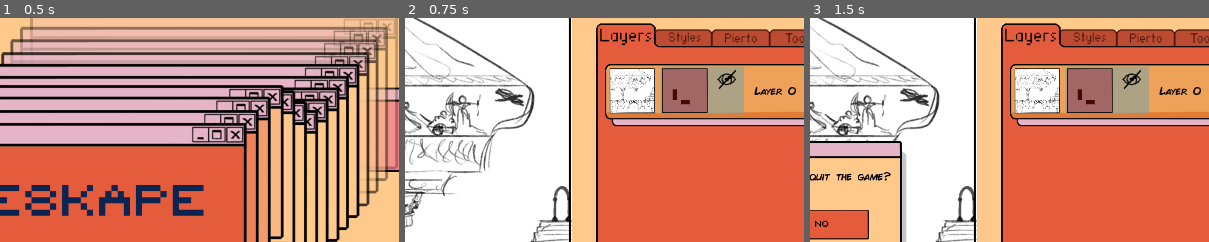
Above: before the commit, frames 1-3 (left to right).
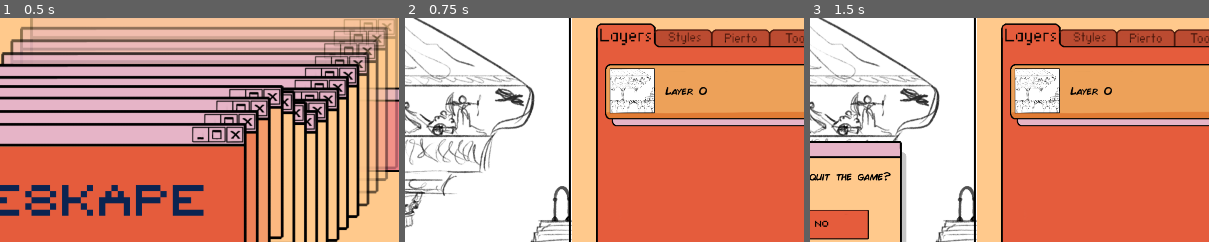
Above: after the commit, the same moments.

Repository: gfezzuog/GGJ2026
Game: Godot game, scene res://Scenes/Menu/menu.tscn
The game is run twice, just before and just after one commit, with the same random seed, the same clock (stepped at 60 frames per second) and the same inputs. The engine's default icon, where the game draws it, is replaced by a stand-in: a white triangle on a blue panel in a dark square.
Inputs (mouse positions are % of the whole screen's width and height, from its top left):
- Up to frame 1 (0.5 s): no input
- Up to frame 2 (0.75 s): click (50, 82) at 0.5 s
- Up to frame 3 (1.5 s): click (98, 3) at 1.25 s
The pictures show only the part of the screen within x 38-88%, y 9-59%; the shares and areas given below are measured in that part.

Frame 1 is identical in both runs. In frame 2, 4.6% of the frame differs, in the area x 63-98%, y 21-43%; in frame 3, 4.6%.
Error after the commit: Invalid call. Nonexistent function 'createCollisionShapes' in base 'Node2D (Obj)'. (res://Scenes/Levels/level_0.gd:25)

Commit message:
Cambi di nomi a funzioni e variabili da camelCase a snake_case. Aggiunta di variabile in Obj per tenere traccia degli elementi a cui è stata applicata la maschera, in funzione dello sviluppo futuro della porta che appare/scompare

Diff:
--- a/ggj-2026/Scenes/Levels/Level_2.tscn
+++ b/ggj-2026/Scenes/Levels/Level_2.tscn
@@ -564,6 +564,7 @@
 centered = false
 
 [node name="Door" type="Node2D" parent="HBoxContainer/Canvas/Objs"]
+visible = false
 script = ExtResource("13_q5gq6")
 size = Vector2i(2, 1)
 pos = Vector2i(12, 11)
@@ -575,12 +576,10 @@
 texture = ExtResource("14_duc5e")
 
 [node name="Area2D" type="Area2D" parent="HBoxContainer/Canvas/Objs/Door"]
-visible = false
 collision_layer = 5
 collision_mask = 4
 
 [node name="CollisionShape2D" type="CollisionShape2D" parent="HBoxContainer/Canvas/Objs/Door/Area2D"]
-visible = false
 position = Vector2(610, 528)
 shape = SubResource("RectangleShape2D_oixtd")
 
--- a/ggj-2026/Scenes/Levels/door_obj.gd
+++ b/ggj-2026/Scenes/Levels/door_obj.gd
@@ -1,10 +1,12 @@
 class_name door_obj extends Obj
+
 
 func _ready() -> void:
 	print("eccoci 2")
 	#SignalBus.connect("door_reached", _on_player_collision)
 
 var enabled = true
+
 
 func _on_player_collision():
 	print("eccoci3")
@@ -37,11 +39,11 @@
 				body.set_collision_mask_value(4, true)
 
 				add_child(body)
-				collisionShapes.append(collisionShape)
+				collision_shapes.append(collisionShape)
 
 			# altrimenti appendi null
 			else:
-				collisionShapes.append(null)
+				collision_shapes.append(null)
 
 func enableCollision(x, y):
 
@@ -53,8 +55,8 @@
 		#print("sono dentro l'oggetto")
 
 		# se in quelle coordinate c'e' una collision shape
-		#print("collision shapes:", collisionShapes)
-		var collisionShape: CollisionShape2D = collisionShapes[yLocal*size[0] + xLocal] # deve fare 14
+		#print("collision shapes:", collision_shapes)
+		var collisionShape: CollisionShape2D = collision_shapes[yLocal*size[0] + xLocal] # deve fare 14
 
 		if (collisionShape != null):
 			#print("la collision esiste")
@@ -75,14 +77,14 @@
 		#print("sono dentro l'oggetto")
 
 		# se in quelle coordinate c'e' una collision shape
-		#print("collision shapes:", collisionShapes)
-		var collisionShape: CollisionShape2D = collisionShapes[yLocal*size[0] + xLocal] # deve fare 14
-		#print(collisionShapes)
+		#print("collision shapes:", collision_shapes)
+		var collisionShape: CollisionShape2D = collision_shapes[yLocal*size[0] + xLocal] # deve fare 14
+		#print(collision_shapes)
 		#print(xLocal*size[0] + yLocal)
 		if (collisionShape != null):
 			#print("la collision esiste")
 			# passo la collision shape allo shader
-			collisionShapesForShader.append(collisionShape)
+			collision_shapes_for_shader.append(collisionShape)
 
 			#print("disabilito collisione")
 			collisionShape.disabled = true
--- a/ggj-2026/Scenes/Levels/level_2.gd
+++ b/ggj-2026/Scenes/Levels/level_2.gd
@@ -18,7 +18,7 @@
 			matrix.append(int(elem))
 
 		var node: Obj = get_node("HBoxContainer/Canvas/Objs/" + name)
-		node.createCollisionShapes(matrix)
+		node.create_collision_shapes(matrix)
 
 	# Crea maschera
 	%LayersMenu.mask_textures = [[], [], [], [], []]
--- a/ggj-2026/Scenes/OBJs/Dang_Obj.gd
+++ b/ggj-2026/Scenes/OBJs/Dang_Obj.gd
@@ -27,11 +27,11 @@
 				body.set_collision_mask_value(2, true)
 
 				add_child(body)
-				collisionShapes.append(collisionShape)
+				collision_shapes.append(collisionShape)
 
 			# altrimenti appendi null
 			else:
-				collisionShapes.append(null)
+				collision_shapes.append(null)
 
 	#applyMask( [Vector2i(7,14), Vector2i(8,14), Vector2i(9,14), Vector2i(10,14), Vector2i(11,14),
 	#			Vector2i(7,15), Vector2i(8,15), Vector2i(9,15), Vector2i(10,15), Vector2i(11,15), Vector2i(12,15)] )
--- a/ggj-2026/Scenes/OBJs/Obj.gd
+++ b/ggj-2026/Scenes/OBJs/Obj.gd
@@ -2,45 +2,34 @@
 class_name Obj extends Node2D
 
 
+@export var size := Vector2i(1, 1)
+@export var pos := Vector2i(0, 0) ## coordinate
+@export var layer: int = 0 ## in che layer e' posizionato
+@export var collision_info: Array[int]
 
-@export var size := Vector2i(1, 1)
+## Array per shader
+var collision_shapes_for_shader: Array[CollisionShape2D] = []
 
-# coordinate
-@export var pos := Vector2i(0, 0)
+## Matrice contenente gli static body 2D che genero dentro _ready
+var collision_shapes: Array[CollisionShape2D] = []
 
-# in che layer e' posizionato
-@export var layer: int = 0
+## Array contenente tutte le coorinate che sono state disattivate
+var disabled_coords: Array[Vector2i] = []
 
-@export var collisionInfo: Array[int]
-
-
-
-# Array per shader
-var collisionShapesForShader: Array[CollisionShape2D] = []
-
-# Matrice contenente gli static body 2D che genero dentro _ready
-var collisionShapes: Array[CollisionShape2D] = []
-
-#var areasCreated = false
 const SQUARE_SIZE = 46
 
 
-func _ready() -> void:
-#	createCollisionShapes(collisionInfo)
-	#applyMask( [Vector2i(14,11)] )
-	pass
-
-# Funzione che prende in input una matrice tipo [ [1, 0], [1, 1] ]
-# e crea una collision shape per ogni "1", organizzate come indica la matrice.
-# Poi salva le collision shape in un'altra matrice, mettendo "null" dove
-# c'erano degli "0"
-func createCollisionShapes(collisionsInfo: Array[int]) -> void:
+## Funzione che prende in input una matrice tipo [ [1, 0], [1, 1] ]
+## e crea una collision shape per ogni "1", organizzate come indica la matrice.
+## Poi salva le collision shape in un'altra matrice, mettendo "null" dove
+## c'erano degli "0"
+func create_collision_shapes(collisions_info: Array[int]) -> void:
 	# i itera sulle righe, j itera sulle colonne
 	for i in range(0, size[1]):		# righe (3)
 		for j in range(0, size[0]):		# colonne (8)
 			# se in posizione (i,j) c'e' un "1" crea la shape. visto che non e' una
 			# matrice ma un array, corrisponde alla posizione  i*size[1]+j
-			if (collisionsInfo[i*size[0]+j] == 1):
+			if (collisions_info[i*size[0]+j] == 1):
 				# Crea area
 				var body:= StaticBody2D.new()
 				body.position.y += SQUARE_SIZE/2.0 + i*SQUARE_SIZE
@@ -56,43 +45,26 @@
 				body.set_collision_mask_value(1, true)
 
 				add_child(body)
-				collisionShapes.append(collisionShape)
+				collision_shapes.append(collisionShape)
 
 			# altrimenti appendi null
 			else:
-				collisionShapes.append(null)
-
-	#applyMask( [Vector2i(7,14), Vector2i(8,14), Vector2i(9,14), Vector2i(10,14), Vector2i(11,14),
-	#			Vector2i(7,15), Vector2i(8,15), Vector2i(9,15), Vector2i(10,15), Vector2i(11,15), Vector2i(12,15)] )
+				collision_shapes.append(null)
 
 
-# Funzione che riceve tutte le coordinate di una maschera, le passa allo shader,
-# e una per una le usa per disabilitare le collisioni
-func applyMask(maskCoords: Array[Vector2i]):
+## Funzione che riceve tutte le coordinate di una maschera, le passa allo shader,
+## e una per una le usa per disabilitare le collisioni
+func apply_mask(mask_coords: Array[Vector2i]):
 	# Disabilita collisioni
-	for coord in maskCoords:
-		#print(coord)
-		disableCollision(coord.x, coord.y)
+	for coord in mask_coords:
+		disable_collision(coord.x, coord.y)
 
-	# questo e' da passare allo shader
+	# Questo e' da passare allo shader
 	var rect_data: Array[Vector4] = []
 
-	#print("collision shape size: ", collisionShapesForShader.size())
-	for collisionShape in collisionShapesForShader:
-		var local = to_local(collisionShape.global_position)
-		local = collisionShape.global_position - SignalBus.offset
-
-		#tentativo anna
-		#local = position
-		#var center_uv = Vector2(
-			#local.x / $Sprite2D.texture.get_size().x,
-			#local.y / $Sprite2D.texture.get_size().y
-		#)
-
-		#var center_uv = Vector2(
-			#local.x + 0.5*SQUARE_SIZE,
-			#local.y + 0.5*SQUARE_SIZE
-		#)
+	for collision_shape in collision_shapes_for_shader:
+		var local = to_local(collision_shape.global_position)
+		local = collision_shape.global_position - SignalBus.offset
 
 		var center_uv = Vector2(
 			local.x / $Sprite2D.texture.get_size().x,
@@ -100,80 +72,66 @@
 		)
 
 		# Convertiamo la dimensione in UV
-		var size_uv = collisionShape.shape.size / $Sprite2D.texture.get_size()
+		var size_uv = collision_shape.shape.size / $Sprite2D.texture.get_size()
 		rect_data.append(Vector4(
 			center_uv.x, center_uv.y, size_uv.x, size_uv.y
 		))
 
 	# Aggiorniamo lo shader
-	#print("aggiorniamo lo shader")
-	#print(rect_data)
 	if ($Sprite2D.material):
 		$Sprite2D.material.set_shader_parameter("rect_count", rect_data.size())
 		$Sprite2D.material.set_shader_parameter("rects", rect_data)
 
-# Funzione a cui passi delle coordinate globali (su 21 quadretti) di quali collisioni
-# disabilitare. Le coordinate vengono convertite in locali usando come riferimento la posizione
-# dell'oggetto. Poi, se le coordinate ottenute "cadono" dentro l'oggetto, vengono disattivate
-# le relative collisioni
-func disableCollision(x, y):
-	#print(self)
-	#print("coordinate: " + str(x) + " " + str(y))
-	#print("pos 0: ", pos[0])
-	#print("pos 1: ", pos[1])
 
+func disable_mask(mask_coords: Array[Vector2i]):
+	# Abilita collisioni
+	for coord in mask_coords:
+		enable_collision(coord.x, coord.y)
+
+	collision_shapes_for_shader = []
+
+	# questo e' da passare allo shader
+	var rect_data: Array[Vector4] = []
+
+	# Aggiorniamo lo shader
+	if ($Sprite2D.material):
+		$Sprite2D.material.set_shader_parameter("rect_count", rect_data.size())
+		$Sprite2D.material.set_shader_parameter("rects", rect_data)
+
+
+## Funzione a cui passi delle coordinate globali (su 21 quadretti) di quali collisioni
+## disabilitare. Le coordinate vengono convertite in locali usando come riferimento la posizione
+## dell'oggetto. Poi, se le coordinate ottenute "cadono" dentro l'oggetto, vengono disattivate
+## le relative collisioni
+func disable_collision(x, y):
 	var xLocal = x - pos[0]  # -> colonna
 	var yLocal = y - pos[1]  # -> riga
 
 	# se le coordinate cadono dentro l'oggetto
 	if (xLocal >= 0 and xLocal < size[0] and yLocal >= 0 and yLocal < size[1]):		# CORRETTO
-		#print("sono dentro l'oggetto")
+		# se in quelle coordinate c'e' una collision shape
+		var collision_shape: CollisionShape2D = collision_shapes[yLocal*size[0] + xLocal] # deve fare 14
+		if (collision_shape != null):
+			# passo la collision shape allo shader
+			collision_shapes_for_shader.append(collision_shape)
+			collision_shape.disabled = true
 
-		# se in quelle coordinate c'e' una collision shape
-		#print("collision shapes:", collisionShapes)
-		var collisionShape: CollisionShape2D = collisionShapes[yLocal*size[0] + xLocal] # deve fare 14
-		#print(collisionShapes)
-		#print(xLocal*size[0] + yLocal)
-		if (collisionShape != null):
-			#print("la collision esiste")
-			# passo la collision shape allo shader
-			collisionShapesForShader.append(collisionShape)
-
-			#print("disabilito collisione")
-			collisionShape.disabled = true
+			# Le coordinate vengono registrare come disabilitate
+			disabled_coords.append(Vector2i(xLocal, yLocal))
 
 
-func disableMask(maskCoords: Array[Vector2i]):
-	# Abilita collisioni
-	for coord in maskCoords:
-		#print(coord)
-		enableCollision(coord.x, coord.y)
-
-	collisionShapesForShader = []
-
-	# questo e' da passare allo shader
-	var rect_data: Array[Vector4] = []
-
-	# Aggiorniamo lo shader
-	#print("aggiorniamo lo shader")
-	#print(rect_data)
-	if ($Sprite2D.material):
-		$Sprite2D.material.set_shader_parameter("rect_count", rect_data.size())
-		$Sprite2D.material.set_shader_parameter("rects", rect_data)
-
-func enableCollision(x, y):
-
-	var xLocal = x - pos[0]  # 6 -> colonna
-	var yLocal = y - pos[1]  # 1 -> riga
+## WARNING: Poichè c'è un erase, non usare questa funzione iterando disabled_coords!
+func enable_collision(x, y):
+	var xLocal = x - pos[0]
+	var yLocal = y - pos[1]
 
 	# se le coordinate cadono dentro l'oggetto
 	if (xLocal >= 0 and xLocal < size[0] and yLocal >= 0 and yLocal < size[1]):		# CORRETTO
-		#print("sono dentro l'oggetto")
-
 		# se in quelle coordinate c'e' una collision shape
-		#print("collision shapes:", collisionShapes)
-		var collisionShape: CollisionShape2D = collisionShapes[yLocal*size[0] + xLocal] # deve fare 14
+		var collisionShape: CollisionShape2D = collision_shapes[yLocal*size[0] + xLocal] # deve fare 14
 
 		if (collisionShape != null):
-			#print("la collision esiste")
 			collisionShape.disabled = false
+
+			# Le coordinate non sono più registrare come disabilitate
+			disabled_coords.erase(Vector2i(xLocal, yLocal))
--- a/ggj-2026/Scripts/Levels/Level.gd
+++ b/ggj-2026/Scripts/Levels/Level.gd
@@ -15,8 +15,8 @@
 		place_object(child)
 
 	# collega segnale su maschera abilitata
-	SignalBus.connect("mask_enabled", applyMask)
-	SignalBus.connect("mask_disabled", disableMask)
+	SignalBus.connect("mask_enabled", apply_mask)
+	SignalBus.connect("mask_disabled", disable_mask)
 
 
 func change_mask(mask):
@@ -66,7 +66,7 @@
 			#child.position = child.pos * GRID_SIZE
 
 # Level si connette al segnale mask_enabled che ci passa la maschera, e il layer su cui e' attiva
-func applyMask(mask: Mask, layer: int):
+func apply_mask(mask: Mask, layer: int):
 	var objectsThatMustBeRemoved = []
 	for coord in mask.coords:
 
@@ -87,10 +87,10 @@
 					#objectsThatMustBeRemoved.append(ob)
 
 	for ob in objectsThatMustBeRemoved:
-		ob.applyMask(mask.coords)
+		ob.apply_mask(mask.coords)
 
 
-func disableMask(mask: Mask, layer: int):
+func disable_mask(mask: Mask, layer: int):
 	var objectsThatMustBeRemoved = []
 	for coord in mask.coords:
 		var list_ob = grid[coord.x][coord.y]
@@ -99,4 +99,4 @@
 				if ob not in objectsThatMustBeRemoved:
 					objectsThatMustBeRemoved.append(ob)
 	for ob in objectsThatMustBeRemoved:
-		ob.disableMask(mask.coords)
+		ob.disable_mask(mask.coords)
--- a/ggj-2026/Scripts/UI/clickable.gd
+++ b/ggj-2026/Scripts/UI/clickable.gd
@@ -9,12 +9,10 @@
 
 
 func _on_mouse_entered() -> void:
-	print("INSIDE: ", name)
 	inside = true
 	Cursor.change_in_hand()
 
 
 func _on_mouse_exited() -> void:
-	print("FUORI: ", name)
 	inside = false
 	Cursor.change_in_arrow()
